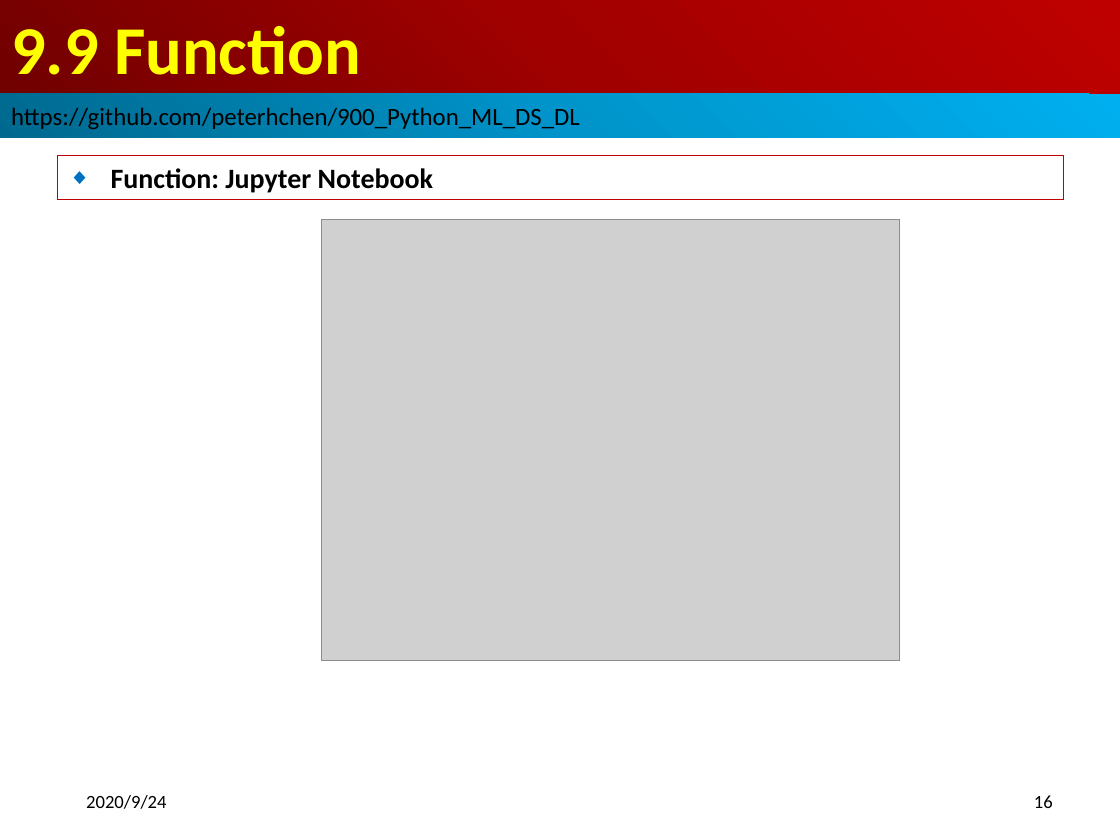
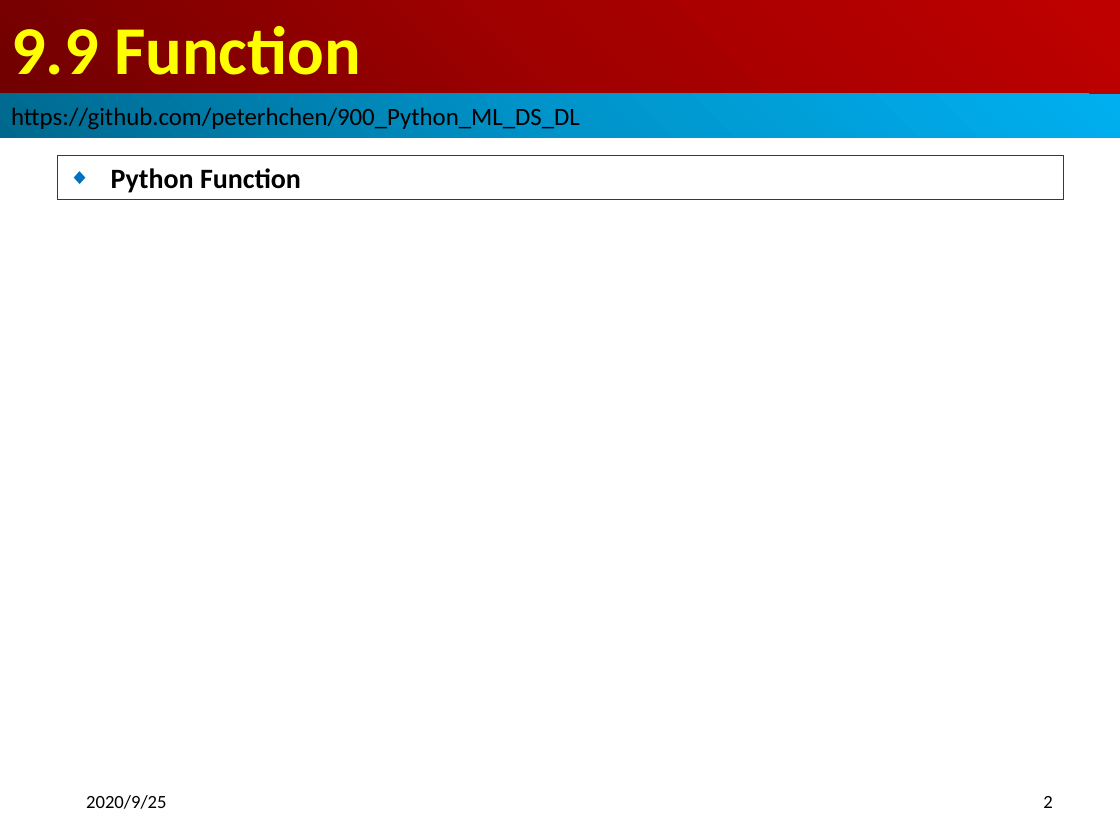
Before and after one commit to peterhchen/900_Python_ML_DS_DL, a slide deck: slide 2 of 009_Function.pptx (slide 16 before the commit). Drawn at 1120x840 pixels with LibreOffice and Linux fonts; fonts in the diff are those of the drawing; grey boxes stand for pictures. Boxes give left, top, right and bottom in pixels: in the first picture for what was removed or moved away, otherwise in the second. Text is boxed around its words. In the diff, an @@ line names an element or a change of style, - is before the commit and + after.

```diff
--- a/009_Function.pptx
+++ b/009_Function.pptx
@@ subtitle at [111,168,301,193]: text changed @@
-◆ Function: Jupyter Notebook
+◆ Python Function
@@ picture removed at [321,220,899,661] @@
@@ text at [86,795,167,809]: text changed @@
-2020/9/24
+2020/9/25
@@ page number at [1043,796,1052,808]: text changed @@
-16
+2
```
Also in this commit, not shown: 4 other slides changed, 13 slides removed, 2 other files.
